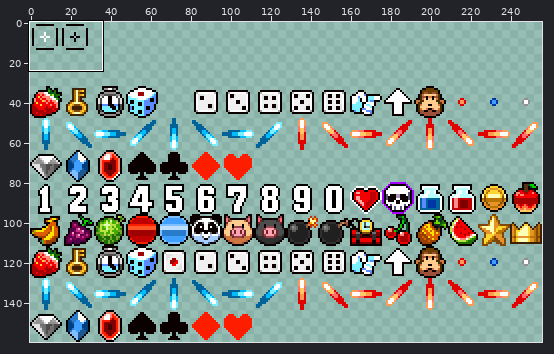
File history of a sprite sheet, public/images/item.png. The first picture is a wide view before the edit; the outline marks the close-up.
Close-up. As it was:
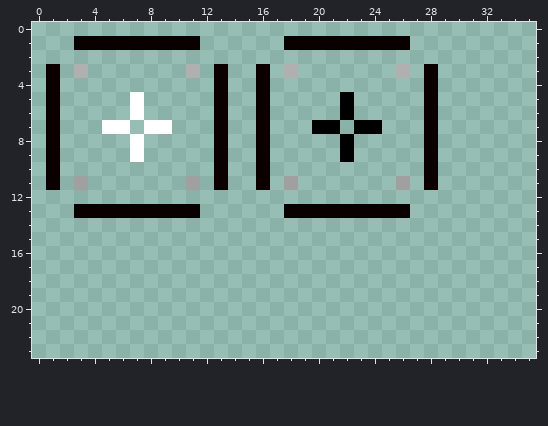
The file is 256x160 pixels. Colours within 5 levels of each other are drawn and written as one. Shown: x 0..35, y 0..23.
Once edited:
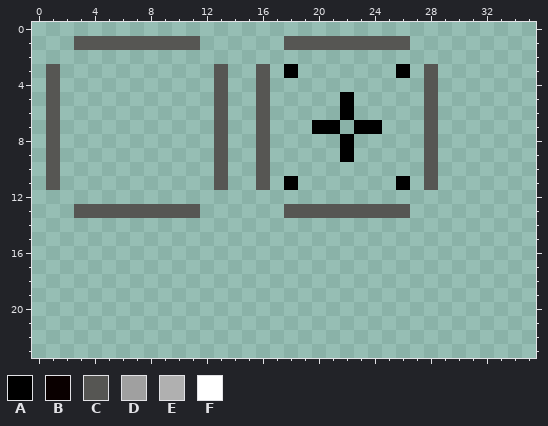
Palette (. is transparent): A #000000  B #0a0000  C #565653  D #a0a0a0  E #b0b0b0  F #ffffff
Difference:
y 1: x 3..11 BBBBBBBBB -> CCCCCCCCC; x 18..26 BBBBBBBBB -> CCCCCCCCC
y 3: x 1 B -> C; x 3 E -> .; x 11 E -> .; x 13 B -> C; x 16 B -> C; x 18 E -> A; x 26 E -> A; x 28 B -> C
y 4: x 1 B -> C; x 13 B -> C; x 16 B -> C; x 28 B -> C
y 5..6: x 1 B -> C; x 7 F -> .; x 13 B -> C; x 16 B -> C; x 28 B -> C
y 7: x 1 B -> C; x 5..6 FF -> ..; x 8..9 FF -> ..; x 13 B -> C; x 16 B -> C; x 28 B -> C
y 8..9: x 1 B -> C; x 7 F -> .; x 13 B -> C; x 16 B -> C; x 28 B -> C
y 10: x 1 B -> C; x 13 B -> C; x 16 B -> C; x 28 B -> C
y 11: x 1 B -> C; x 3 D -> .; x 11 D -> .; x 13 B -> C; x 16 B -> C; x 18 D -> A; x 26 D -> A; x 28 B -> C
y 13: x 3..11 BBBBBBBBB -> CCCCCCCCC; x 18..26 BBBBBBBBB -> CCCCCCCCC
Where, in picture pixels (left, top, right, bottom), the same in both close-ups:
changed: (46, 36, 438, 218)
